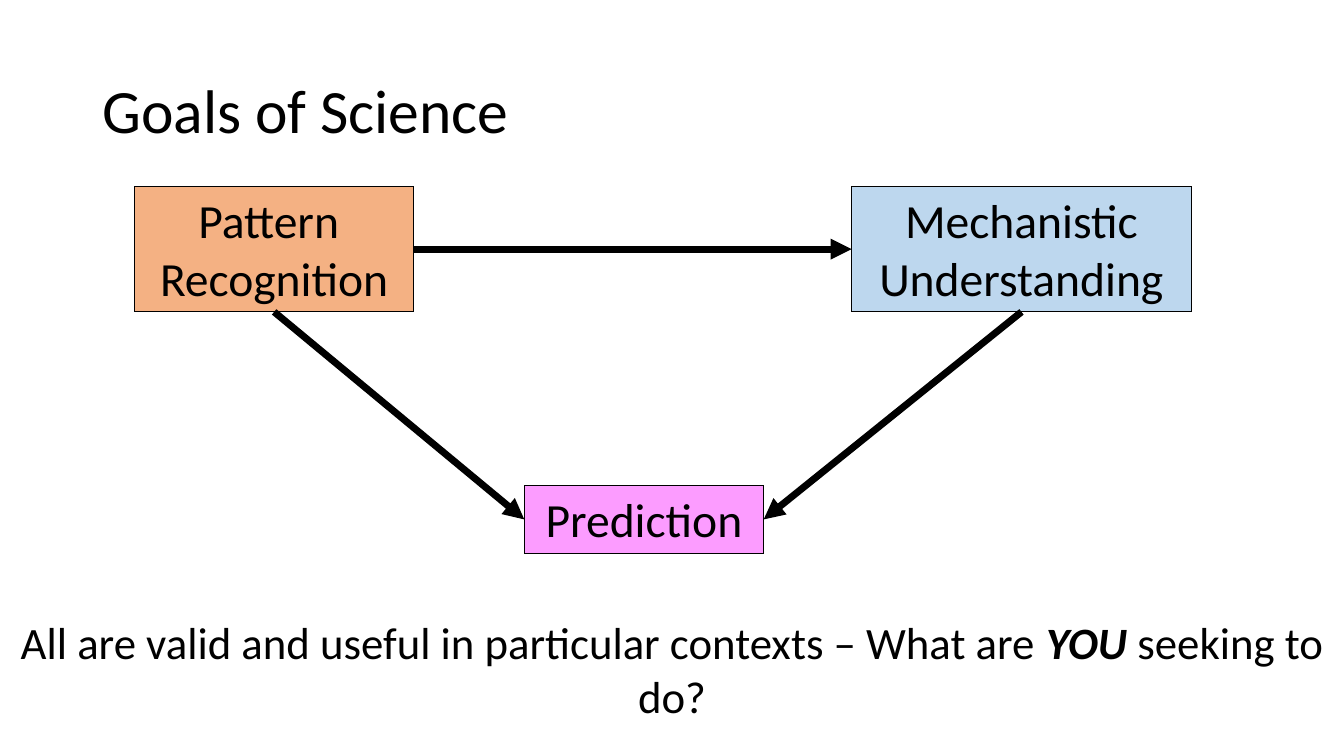
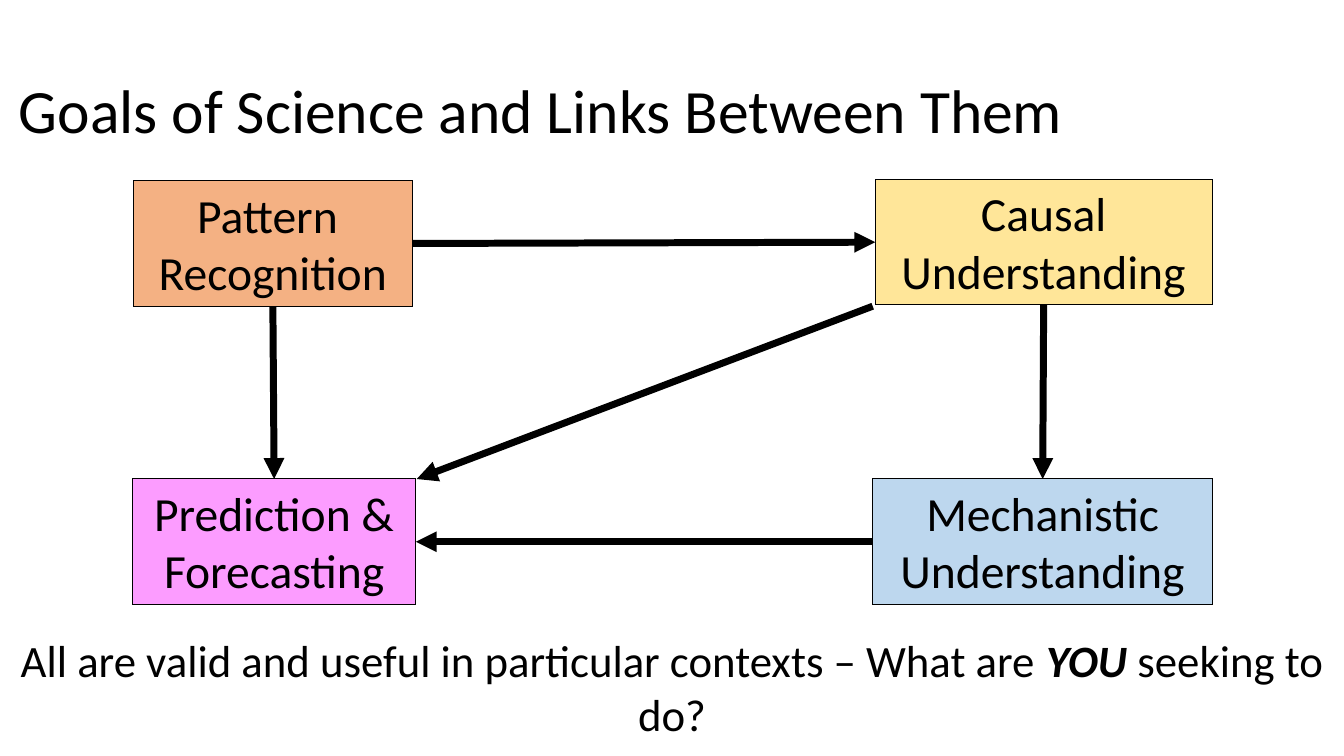
Before and after one commit to biol607/biol607.github.io, a slide deck: slide 2 of lectures/causal_diagrams.pptx. Drawn at 1344x756 pixels with LibreOffice and Linux fonts; fonts in the diff are those of the drawing. Boxes give left, top, right and bottom in pixels: in the first picture for what was removed or moved away, otherwise in the second. Text is boxed around its words. In the diff, an @@ line names an element or a change of style, - is before the commit and + after.

Commit message:
Update causal lecture

```diff
--- a/lectures/causal_diagrams.pptx
+++ b/lectures/causal_diagrams.pptx
@@ title at [19,90,1062,134]: text changed @@
-Goals of Science
+Goals of Science and Links Between Them
@@ rectangle added at [875,179,1212,306], fill #FFE699, outline #000000 0.75 pt, 34 pt, text #000000 @@
+Causal
+Understanding
@@ rectangle "Pattern": place and size @@
-rectangle "Pattern" at [134,187,413,313]
+rectangle "Pattern" at [133,180,412,307]
@@ arrow moved from (414, 249) - (852, 249) to (412, 244) - (875, 242) @@
@@ arrow moved from (274, 312) - (524, 519) to (273, 307) - (274, 479) @@
@@ arrow added from (873, 307) to (416, 479), #000000 5 pt @@
@@ arrow added from (1044, 306) to (1043, 479), #000000 5 pt @@
@@ rectangle "Prediction &": place and size @@
-rectangle "Prediction &" at [524,486,764,554]
+rectangle "Prediction &" at [132,479,415,605]
@@ rectangle "Mechanistic": place and size @@
-rectangle "Mechanistic" at [852,187,1192,313]
+rectangle "Mechanistic" at [873,479,1213,605]
@@ text in rectangle at [154,498,384,596]: text changed @@
-Prediction
+Prediction &
+Forecasting
@@ arrow moved from (1021, 312) - (764, 519) to (873, 541) - (416, 541) @@
@@ text "All are valid and useful ...": place and size @@
-text "All are valid and useful ..." at [21,628,1323,714]
+text "All are valid and useful ..." at [21,646,1323,732]
```
Also in this commit, not shown: 15 other slides changed, 19 slides added, 5 slides removed.
